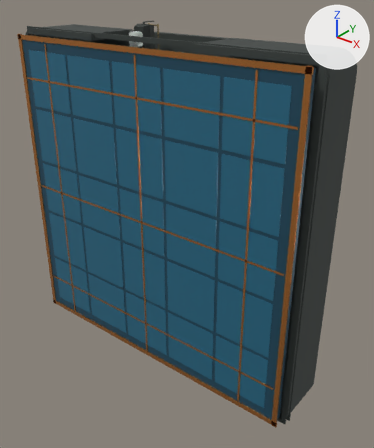
The glTF model assets/3d/flashlight-assembly.glb, before and after one commit.
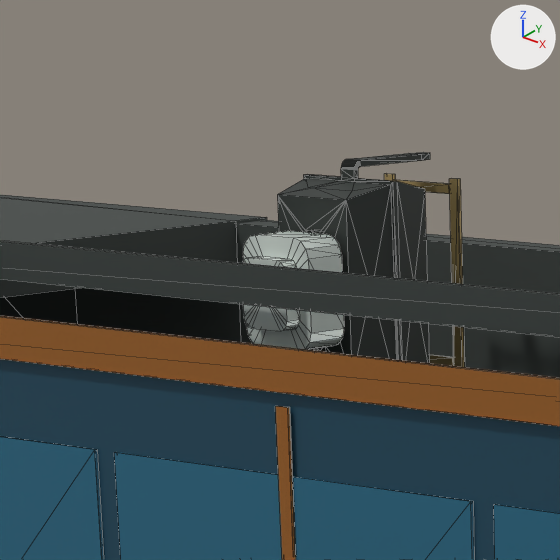
Each version is shown whole from a 50 mm lens placed at (0.0796, -0.0922, 0.0546), pointed at (0.0057, 0.0001, -0.0027), then close up on the part from 26% to 46% of the width and 0% to 17% of the height. Lighting does not change. The marker at upper right points along +X, +Y and +Z. The last two pictures show the newer version. The close-ups show mesh edges as thin lines. Vertices at exactly the same position are counted once.

The older version as bpy lines, for what is in view:
```python
me_enclosure = bpy.data.meshes.new('enclosure')
me_enclosure.from_pydata(...)  # 886 vertices, 1717 faces; spans x -0.0422..0.0422, y -0.0077..0.0058, z -0.0422..0.0422
me_enclosure.materials.append(mat_fdmcharcoal)  # dark grey #3c423f
me_solar_lid = bpy.data.meshes.new('solar_lid')
me_solar_lid.from_pydata(...)  # 288 vertices, 432 faces; spans x -0.0408..0.0408, y -0.0015..0.0012, z -0.0408..0.0408
# faces by material slot: [12, 300, 120]
me_solar_lid.materials.append(mat_solarnavy)  # dark blue #245065
me_solar_lid.materials.append(mat_solarcell)  # cyan #2c6f8b
me_solar_lid.materials.append(mat_copperbus)  # orange #ce8645
me_switch = bpy.data.meshes.new('switch')
me_switch.from_pydata(...)  # 518 vertices, 1010 faces; spans x -0.00684..-0.00316, y -0.00582..0.0016, z 0.03778..0.04482
# faces by material slot: [834, 128, 48]
me_switch.materials.append(mat_switchplastic)  # dark grey #2c322f
me_switch.materials.append(mat_switchactuator)  # white #dde6df
me_switch.materials.append(mat_switchcontact)  # beige #d3b87c
ob_enclosure = bpy.data.objects.new('enclosure', me_enclosure)
ob_enclosure.location = (0.0, 0.0, 0.0)
ob_solar_lid = bpy.data.objects.new('solar_lid', me_solar_lid)
ob_solar_lid.location = (0.0, -0.009, 0.0)
ob_switch = bpy.data.objects.new('switch', me_switch)
ob_switch.location = (0.0, 0.0, 0.0)
```
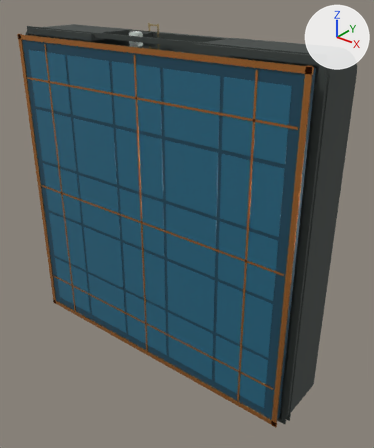
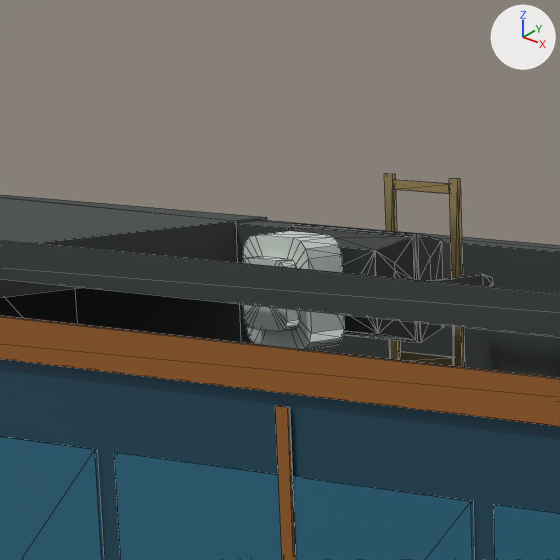
Boxes (x1, y1, x2, y2) around the edits, measured in the close-ups (560 x 560 px; the box of a moved part takes in the faces that stretch with it):
```json
{"object": "switch", "change": "reshaped", "before": [242, 152, 465, 367], "after": [242, 173, 493, 367]}
{"part": 1, "of": "me_switch", "change": "moved or reshaped", "before": [277, 152, 430, 363], "after": [287, 223, 493, 343]}
```

The change, as JSON lines over the scene's bpy script:
```json
{"block": "me_switch", "where": "# used by ob_switch; location = (0.0, 0.0, 0.0)"}
{"op": "remove", "block": "me_switch", "code": "me_switch.from_pydata(...)  # 518 vertices, 1010 faces; spans x -0.00684..-0.00316, y -0.00582..0.0016, z 0.03778..0.04482"}
{"op": "add", "block": "me_switch", "code": "me_switch.from_pydata(...)  # 518 vertices, 1010 faces; spans x -0.00797..-0.00203, y -0.00582..0.00141, z 0.03845..0.04415"}
{"block": "me_switch", "change": "me_switch part 1: the loose piece of 419 vertices spanning x -0.00684..-0.00316, y -0.0038..0.0016, z 0.03778..0.04482 is turned -90 degrees about the y axis through its middle and scaled by 0.844"}
```
